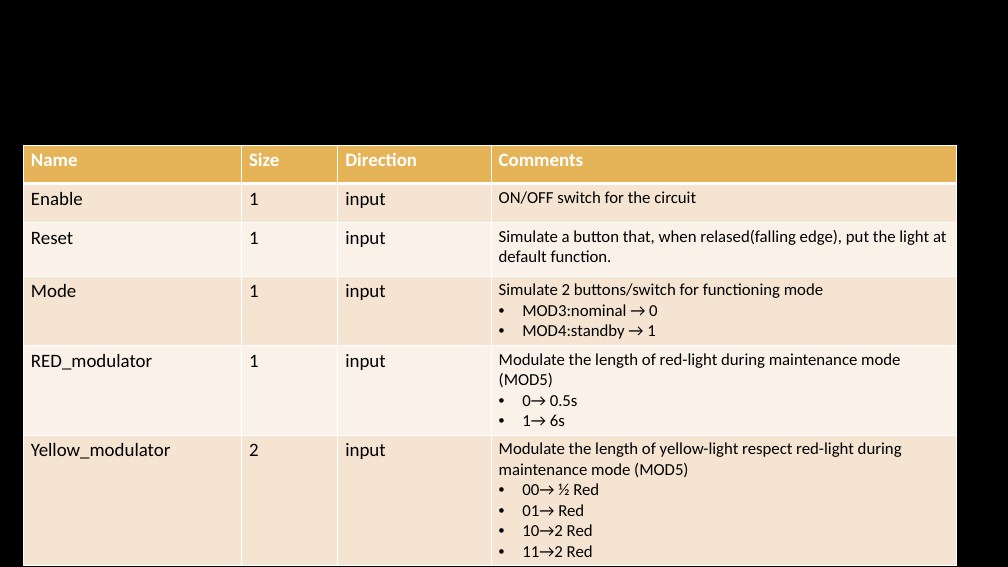
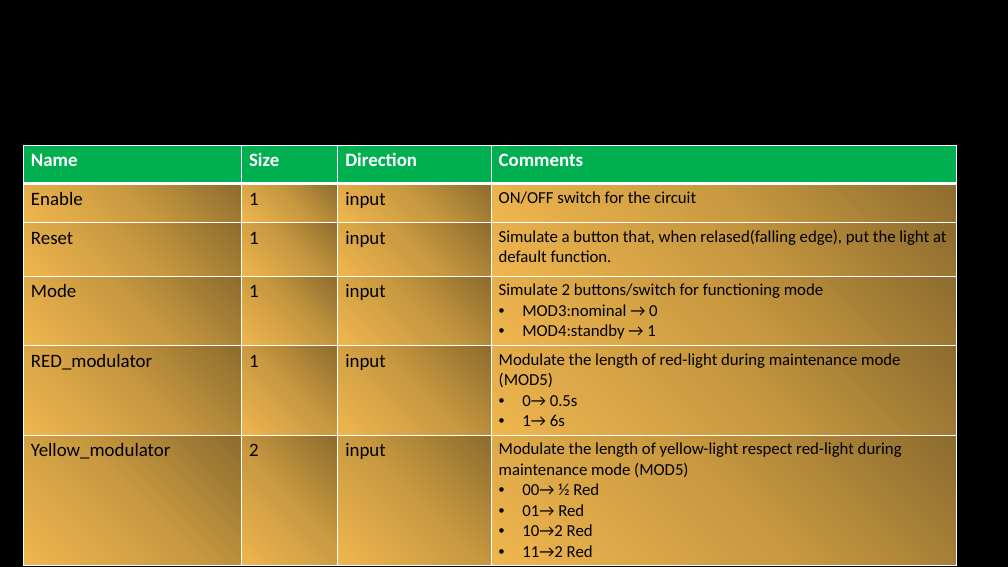
Before and after one commit to NanolathingStuff/Lab-XEM-6010-Project, a slide deck: slide 5 of Gruppo10_Silva.pptx. Drawn at 1008x567 pixels with LibreOffice and Linux fonts; fonts in the diff are those of the drawing; background and template pictures are left out. Boxes give left, top, right and bottom in pixels: in the first picture for what was removed or moved away, otherwise in the second. Text is boxed around its words. In the diff, an @@ line names an element or a change of style, - is before the commit and + after.

```diff
--- a/Gruppo10_Silva.pptx
+++ b/Gruppo10_Silva.pptx
@@ table at [23, 145, 957, 561] @@
@@ fill #E5B458 to #00B050 in row 1 @@
@@ fill #F5E5D1 to gradient #8E6D2E to #CA9A41 to #F0B74D in 12 cells @@
@@ fill #FAF2EA to gradient #8E6D2E to #CA9A41 to #F0B74D in 8 cells @@
```
Also in this commit, not shown: 7 other slides changed, 19 other files.
